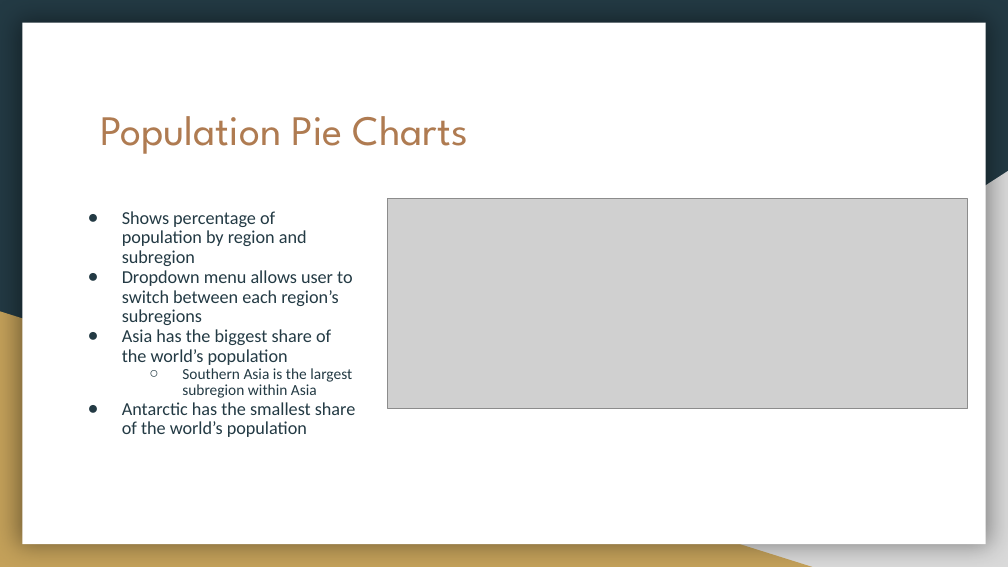
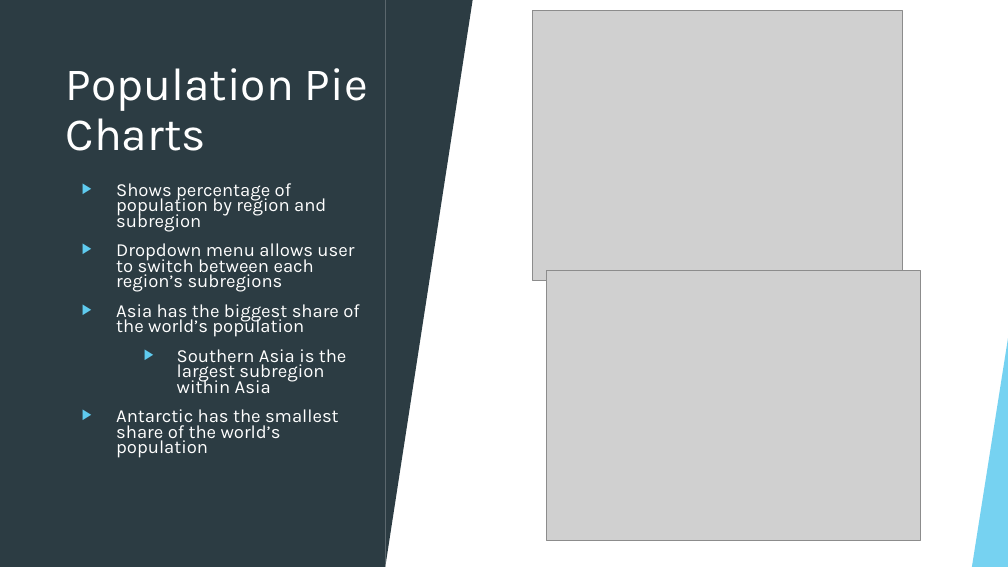
Before and after one commit to nelsonalb/World_Population-Project-3, a slide deck: slide 4 of Project 3- World Data Population.pptx. Drawn at 1008x567 pixels with LibreOffice and Linux fonts; fonts in the diff are those of the drawing; grey boxes stand for pictures. Boxes give left, top, right and bottom in pixels: in the first picture for what was removed or moved away, otherwise in the second. Text is boxed around its words. In the diff, an @@ line names an element or a change of style, - is before the commit and + after.

```diff
--- a/Project 3- World Data Population.pptx
+++ b/Project 3- World Data Population.pptx
@@ background #233A44 to #FFFFFF @@
@@ rectangle added at (x1=0, y1=0, x2=1008, y2=566), fill #FFFFFF @@
@@ rectangle added at (x1=0, y1=0, x2=385, y2=566), fill #2C3C43 @@
@@ rectangle removed at (x1=22, y1=23, x2=986, y2=544) @@
@@ triangle added at (x1=385, y1=0, x2=473, y2=566), fill #2C3C43 @@
@@ picture resized from (x1=388, y1=199, x2=968, y2=409) to (x1=533, y1=10, x2=902, y2=280) @@
@@ title "Population Pie Charts" moved from (x1=100, y1=116, x2=468, y2=154) to (x1=66, y1=68, x2=368, y2=151) @@
@@ title "Population Pie Charts" at (x1=66, y1=68, x2=368, y2=151): size 30 to 33 pt, font League Spartan to Karla, text colour #AF7B51 to #FFFFFF; line spacing 1 to 0.9; vertical alignment top to middle @@
@@ text "Shows percentage of population by ..." moved from (x1=122, y1=211, x2=356, y2=437) to (x1=116, y1=183, x2=359, y2=458) @@
@@ text "Shows percentage of population by ..." at (x1=116, y1=183, x2=359, y2=458): size 13 to 13.2 pt in "Shows percentage of population by region and ...", "Dropdown menu allows user to switch between ...", "Asia has the biggest share of the ...", "Antarctic has the smallest share of the ..."; font Calibri to Karla, text colour #233A44 to #FFFFFF; size 11 to 13.2 pt in "Southern Asia is the largest subregion within ..."; bullet ● to ▶; line spacing 0.9 to 0.7; more space between paragraphs; bullet colour #233A44 to #5FCBEF; bullet ○ to ▶ @@
@@ right triangle removed at (x1=395, y1=171, x2=1008, y2=567) @@
@@ picture added at (x1=546, y1=270, x2=920, y2=540) @@
@@ right triangle removed at (x1=0, y1=311, x2=812, y2=567) @@
@@ group added at (x1=0, y1=0, x2=1008, y2=567): 5 freeform shapes, 3 triangles, 2 lines @@
@@ group added at (x1=0, y1=0, x2=1008, y2=567): 5 freeform shapes, 3 triangles, 2 lines @@
@@ triangle added at (x1=972, y1=332, x2=1008, y2=566), fill #5FCBEF at 85% opacity @@
```
Also in this commit, not shown: 6 other slides changed, 1 slide added, 1 slide removed.
